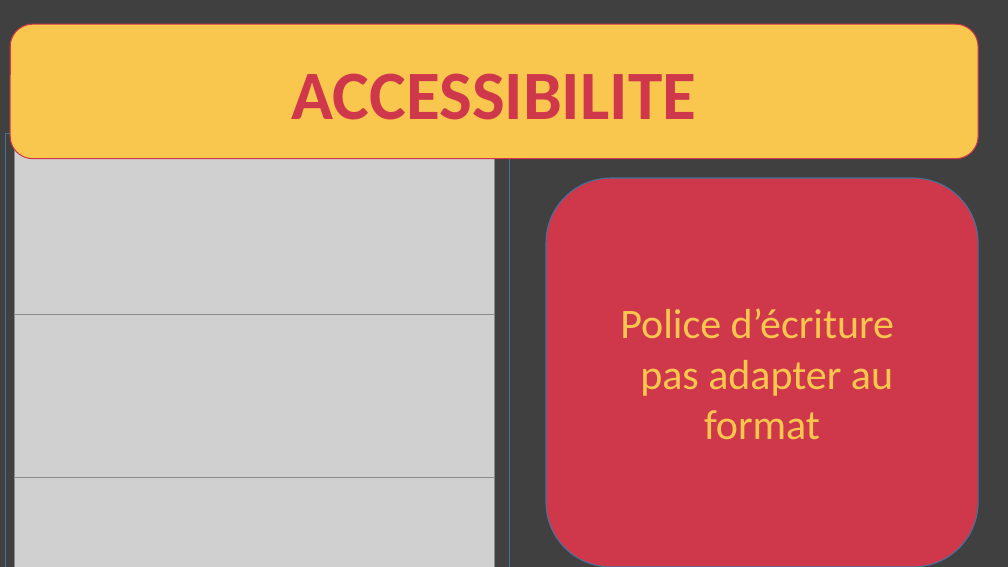
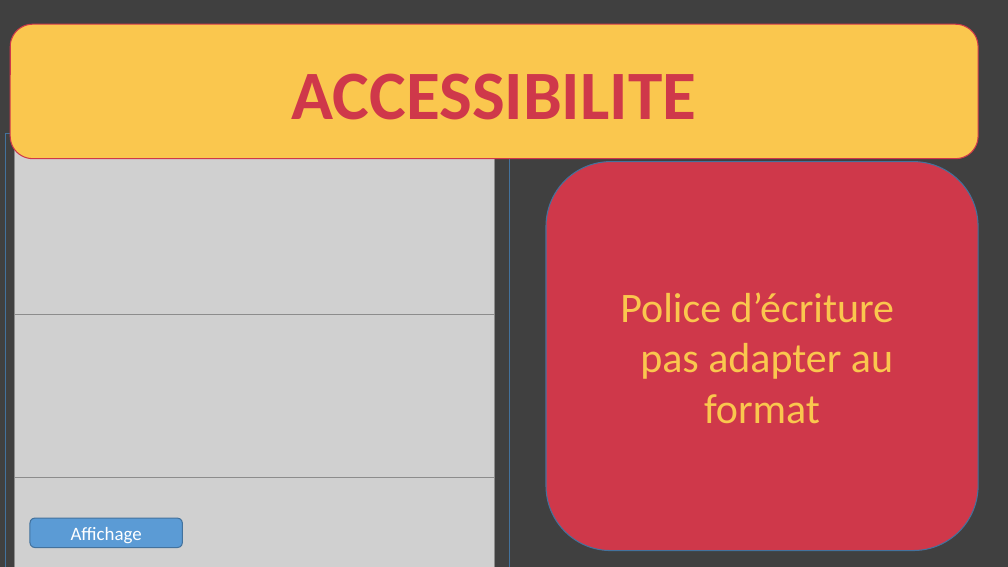
Before and after one commit to devfredgithub/CHOUETTEAGENCE, a slide deck: slide 15 of chouette agence [Enregistrement automatique].pptx (slide 14 before the commit). Drawn at 1008x567 pixels with LibreOffice and Linux fonts; fonts in the diff are those of the drawing; grey boxes stand for pictures. Boxes give left, top, right and bottom in pixels: in the first picture for what was removed or moved away, otherwise in the second. Text is boxed around its words. In the diff, an @@ line names an element or a change of style, - is before the commit and + after.

```diff
--- a/chouette agence [Enregistrement automatique].pptx
+++ b/chouette agence [Enregistrement automatique].pptx
@@ rounded rectangle "Police d’écriture": place and size @@
-rounded rectangle "Police d’écriture" at (546,178,979,567)
+rounded rectangle "Police d’écriture" at (546,162,979,551)
@@ rounded rectangle added at (30,518,183,547), fill #5B9BD5, outline #43739E 1 pt, 18 pt, text #FFFFFF @@
+Affichage
```
Also in this commit, not shown: 10 other slides changed, 1 slide removed.
